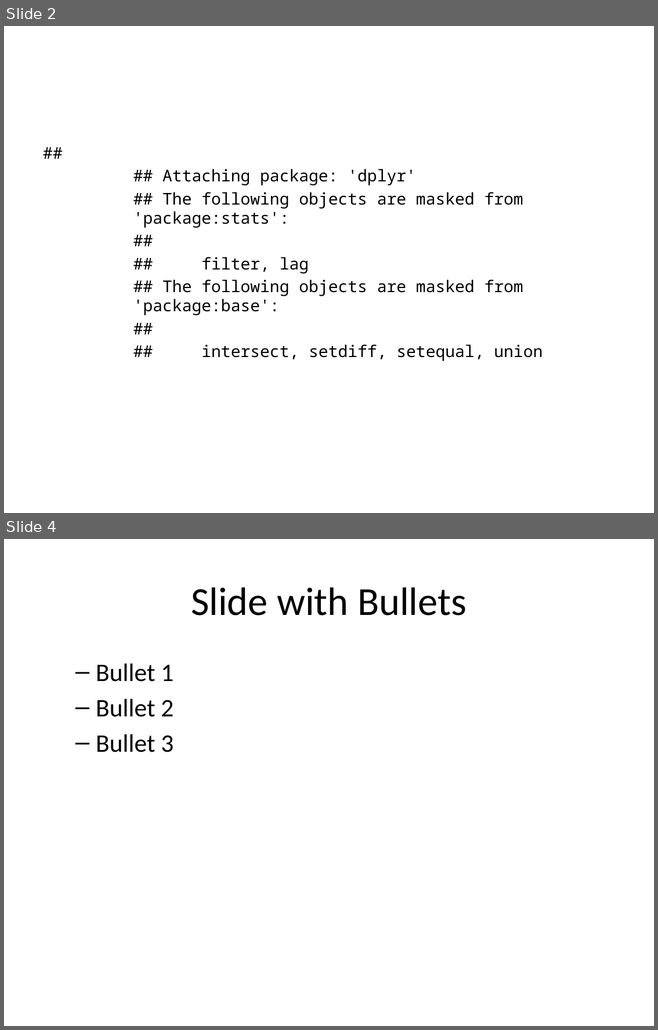
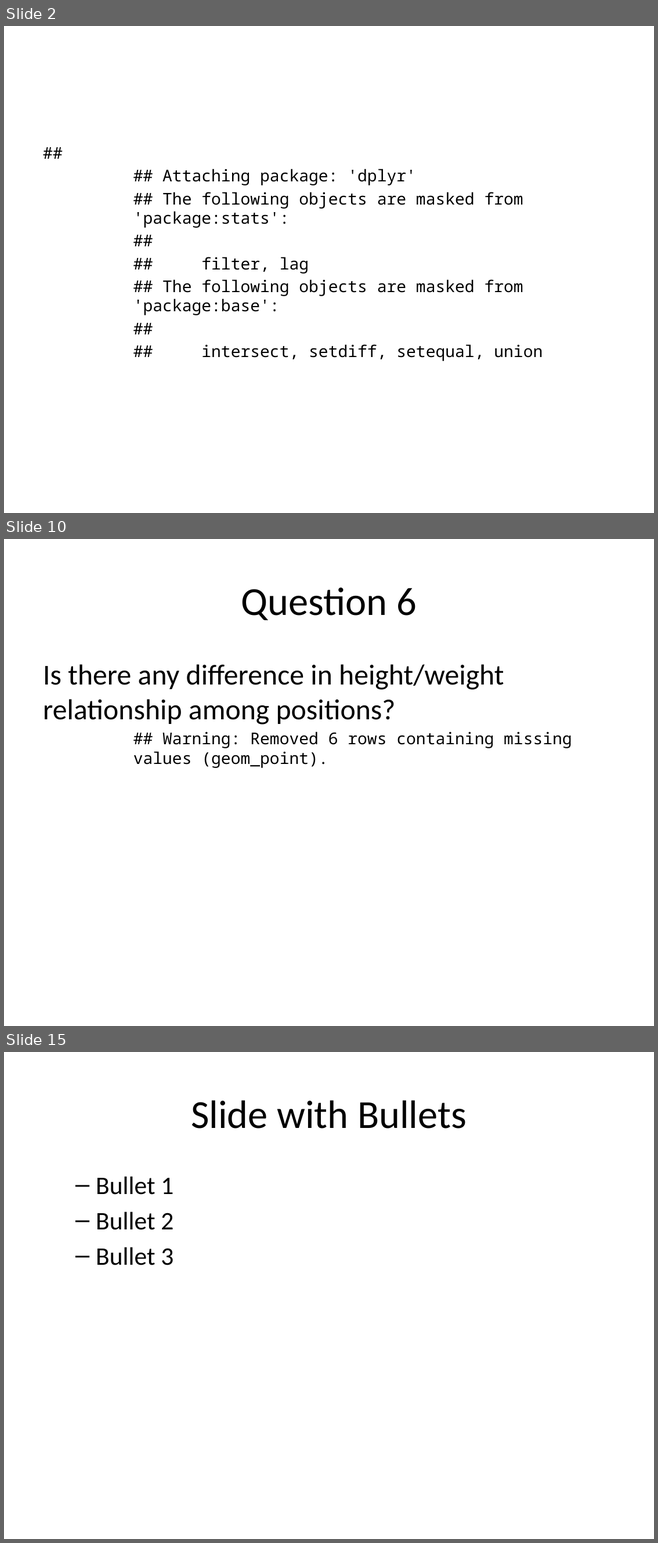
Before and after one commit to rmpalmer/MDS-6306-Doing-Data-Science-Fall-2019, a slide deck: Unit 2/Richard_Palmer_LiveSession_2.pptx. Shown one above the other, each under a label of ours: slides 2 and 4 before the commit, slides 2, 10 and 15 after it; the slides between them are not shown. The pictures are 658x1030 and 658x1543 pixels, drawn with LibreOffice and Linux fonts; fonts in the diff are those of the drawing. Boxes give left, top, right and bottom in pixels: in the first picture for what was removed or moved away, otherwise in the second. Text is boxed around its words. In the diff, an @@ line names an element or a change of style, - is before the commit and + after.

Commit message:
mostly working through question 7

```diff
--- a/Unit 2/Richard_Palmer_LiveSession_2.pptx
+++ b/Unit 2/Richard_Palmer_LiveSession_2.pptx
@@ slide 10 added at (x1=4, y1=539, x2=654, y2=1026), background #FFFFFF @@
@@ title added at (x1=241, y1=587, x2=416, y2=620), 44 pt, text #000000 @@
+Question 6
@@ text added at (x1=43, y1=664, x2=572, y2=768), 32 pt, text #000000 @@
+Is there any difference in height/weight relationship among positions?
+## Warning: Removed 6 rows containing missing values (geom_point).
@@ what was slide 4 is now slide 15 @@
```
Also in this commit, not shown: 11 other slides added, 1 slide removed, 1 other file.
